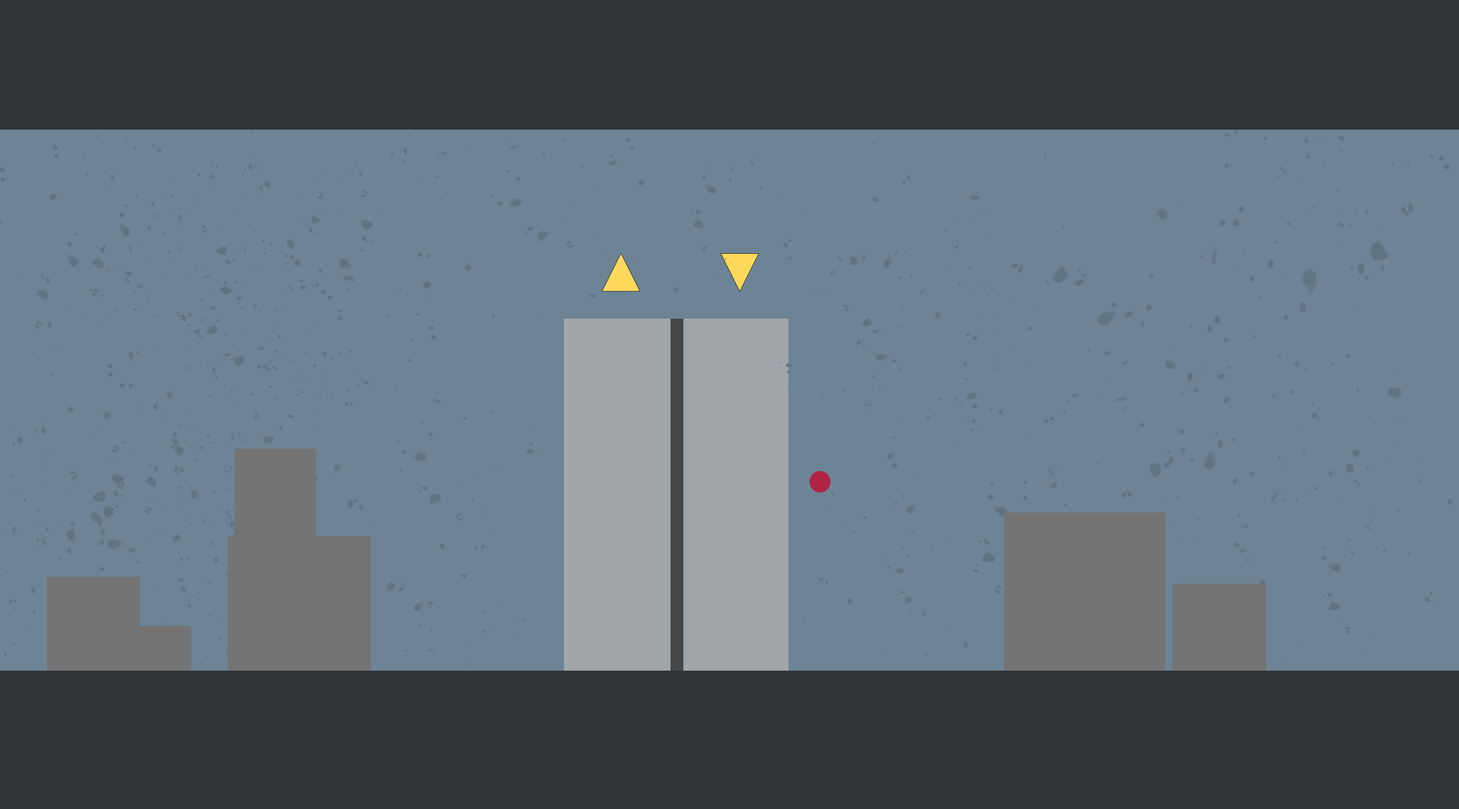
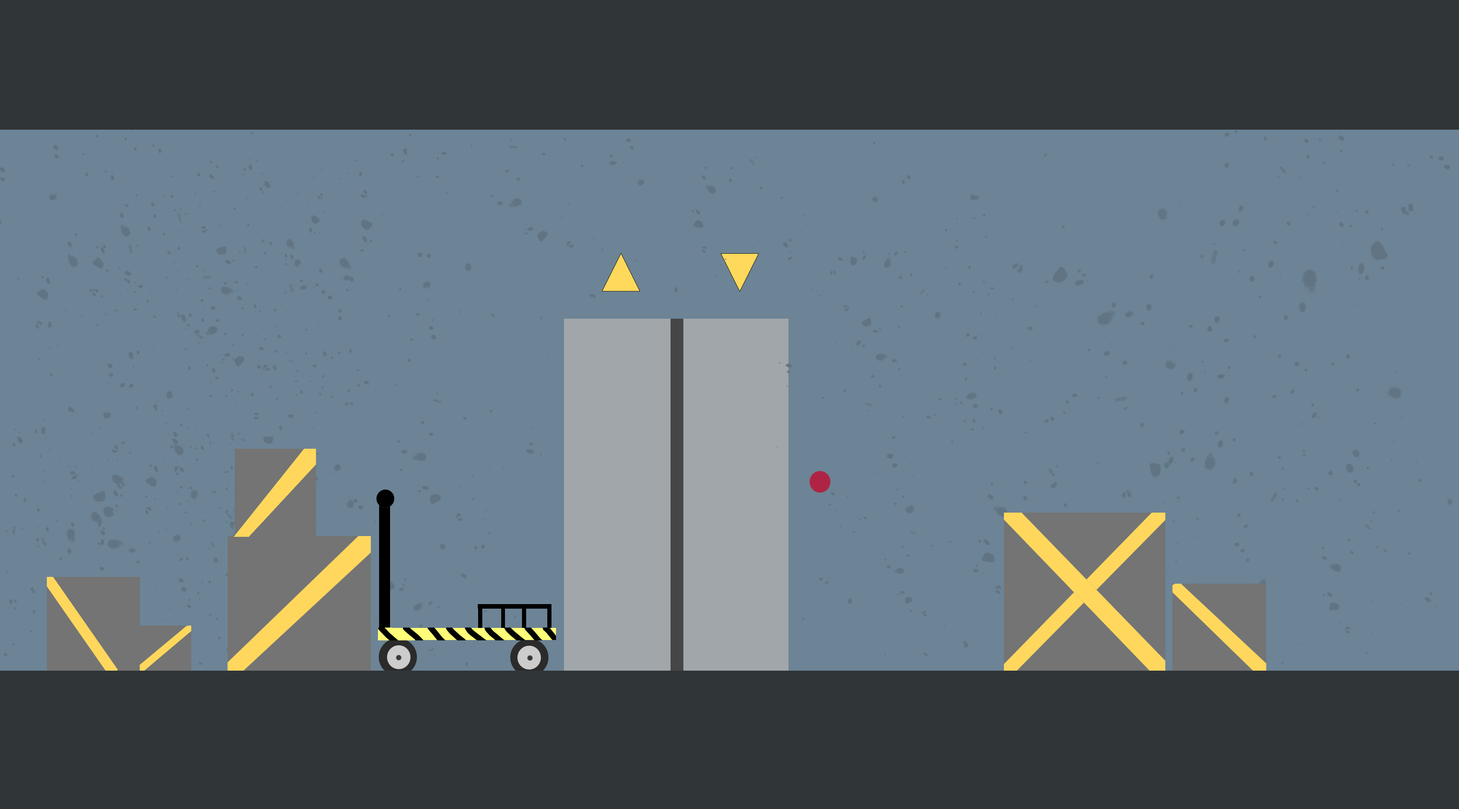
Layers edited between the first and the second 1459×809 image:
renamed "Layer 2" to "Layer 3", painted on it over <box>46,448,1266,671</box>
